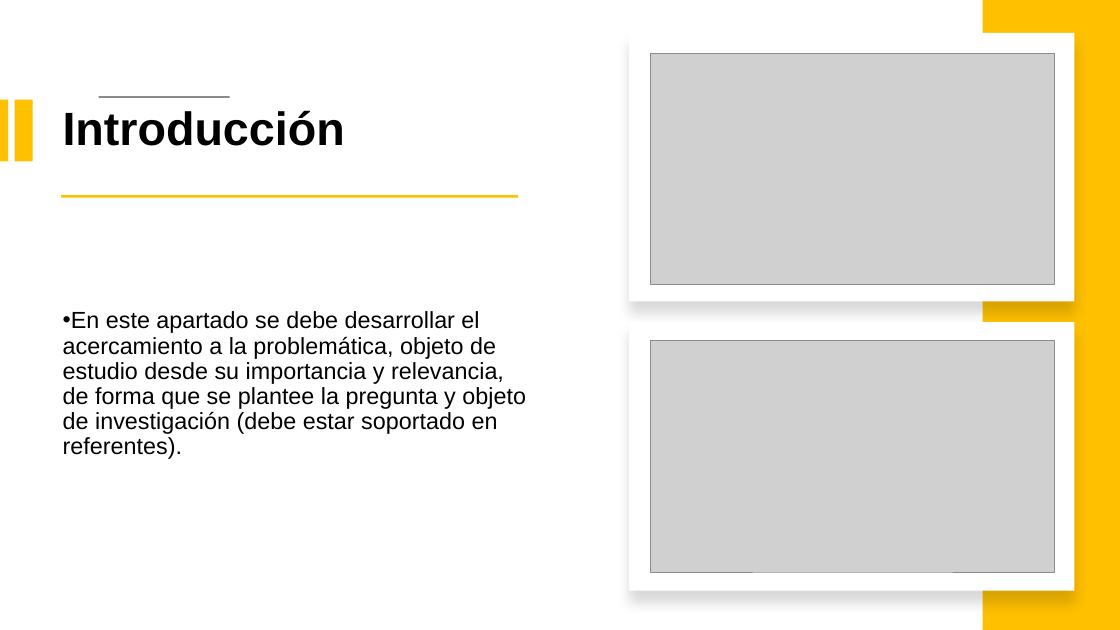
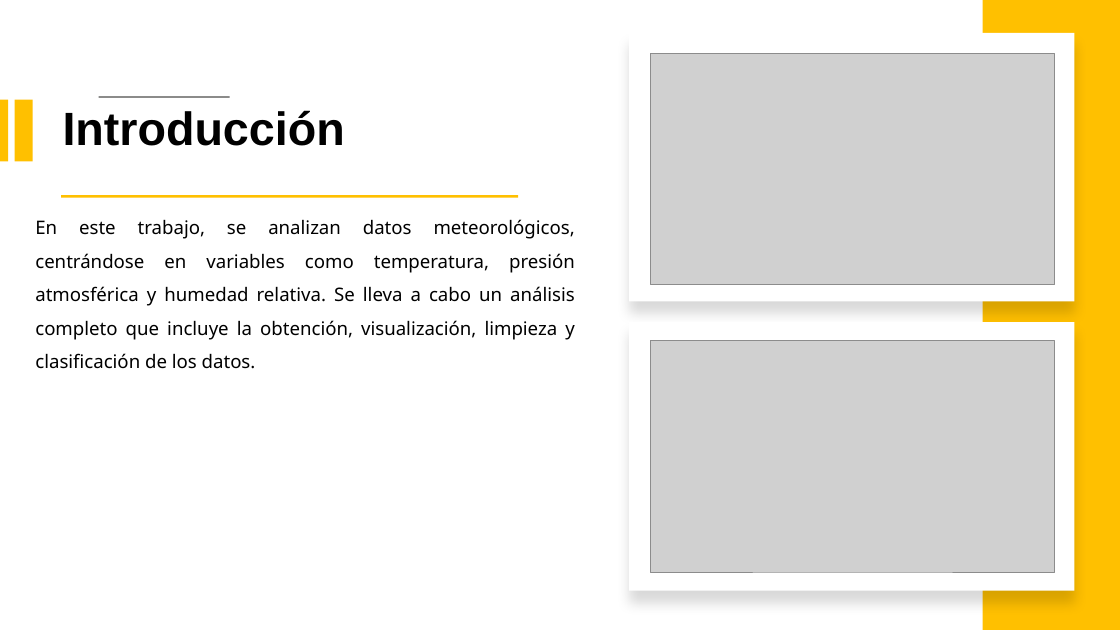
Before and after one commit to marco-canas/cumplea-os_oficina_docentes, a slide deck: slide 3 of ponencia_sena_obtencion_visualizacion_modelacion_AMSC/presentacion_yeiner_marco_obtencion_visualizacion_modelacion.pptx (slide 4 before the commit). Drawn at 1120x630 pixels with LibreOffice and Linux fonts; fonts in the diff are those of the drawing; grey boxes stand for pictures. Boxes give left, top, right and bottom in pixels: in the first picture for what was removed or moved away, otherwise in the second. Text is boxed around its words. In the diff, an @@ line names an element or a change of style, - is before the commit and + after.

```diff
--- a/ponencia_sena_obtencion_visualizacion_modelacion_AMSC/presentacion_yeiner_marco_obtencion_visualizacion_modelacion.pptx
+++ b/ponencia_sena_obtencion_visualizacion_modelacion_AMSC/presentacion_yeiner_marco_obtencion_visualizacion_modelacion.pptx
@@ text added at [35,219,575,369], 16 pt, text #000000 @@
+En este trabajo, se analizan datos meteorológicos, centrándose en variables como temperatura, presión atmosférica y humedad relativa. Se lleva a cabo un análisis completo que incluye la obtención, visualización, limpieza y clasificación de los datos.
@@ text removed at [63,311,526,459] @@
-• En este apartado se debe desarrollar el acercamiento a la problemática, objeto de estudio desde su importancia y relevancia, de forma que se plantee la pregunta y objeto de investigación (debe estar soportado en referentes).
```
Also in this commit, not shown: 1 other slide changed, 4 slides added, 6 slides removed, 2 other files.
